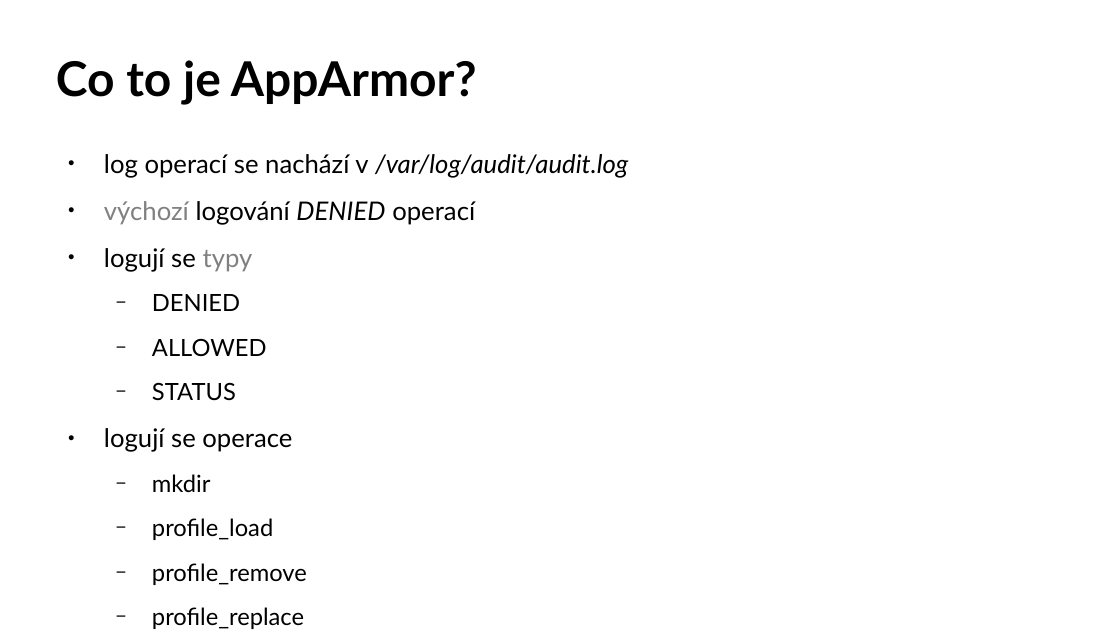
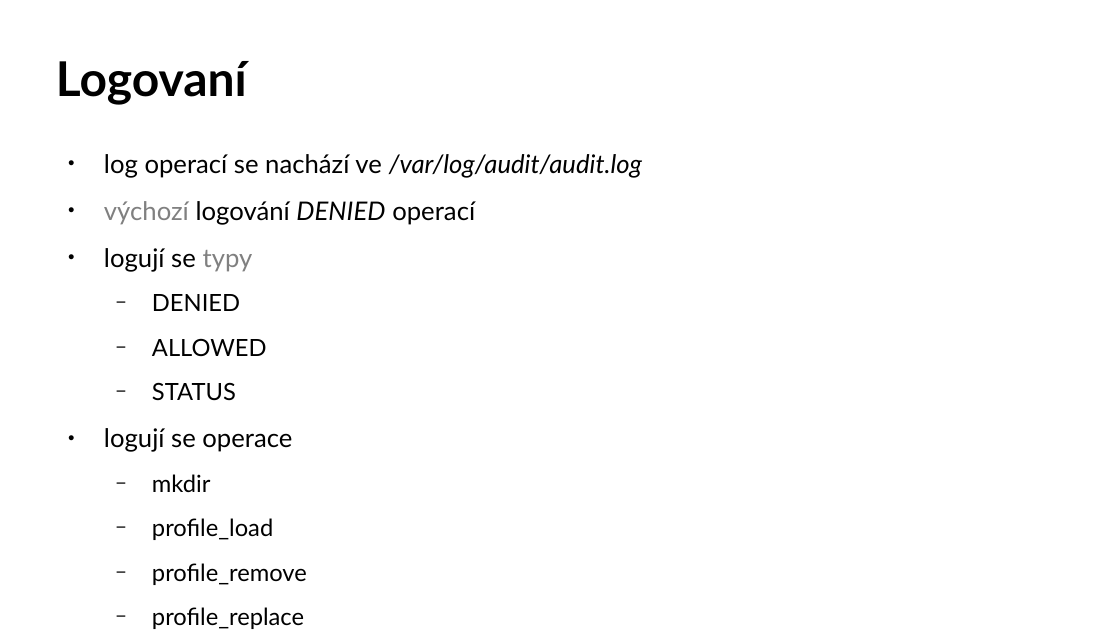
Before and after one commit to djz88/docs, a slide deck: slide 22 of apparmor_installfest2017.odp. Drawn at 1120x630 pixels with LibreOffice and Linux fonts; fonts in the diff are those of the drawing; background and template pictures are left out. Boxes give left, top, right and bottom in pixels: in the first picture for what was removed or moved away, otherwise in the second. Text is boxed around its words. In the diff, an @@ line names an element or a change of style, - is before the commit and + after.

```diff
--- a/apparmor_installfest2017.odp
+++ b/apparmor_installfest2017.odp
@@ title at [56, 61, 247, 105]: text changed @@
-Co to je AppArmor?
+Logovaní
@@ text at [104, 154, 642, 178]: text changed @@
-● log operací se nachází v /var/log/audit/audit.log
+● log operací se nachází ve /var/log/audit/audit.log
```
Also in this commit, not shown: 9 other slides changed, 1 other file.
